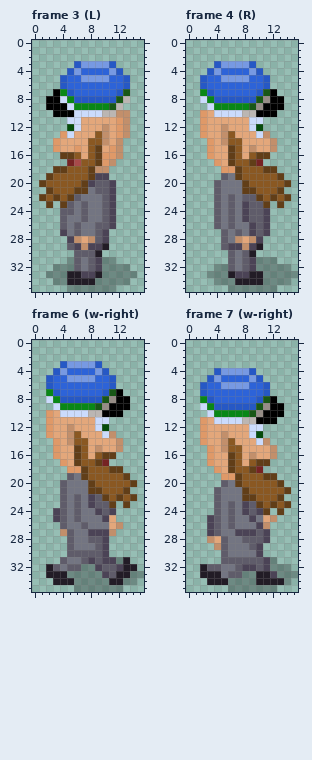
File history of a pixel-art file, art/cfe-ksv-sass.aseprite. Above: the version before the commit.
16x36 pixels, 42 frames. Shown: frame 3 (L), frame 4 (R), frame 6 (w-right), frame 7 (w-right). The commit also changed other frames, which this record leaves out.
After:
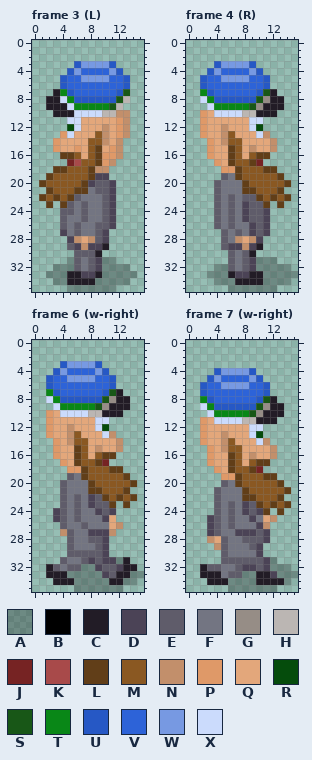
Palette (. is transparent): A #00000046  B #000000  C #221c26  D #4b4356  E #5f5c6a  F #737582  G #968d86  H #bbb6b3  J #762323  K #a84a4a  L #613e18  M #8a5822  N #c28f6b  P #df9968  Q #e3a77b  R #054c0c  S #185717  T #098717  U #2658c5  V #2d63d8  W #7799e2  X #cbdbfc
Commit: Convert ksv!! sprites to use indexed color
Changes in this commit:
{"where": "frame 3 (L), layer \"fraater\""}
{"frame":3,"y":7,"x":3,"old":"B","new":"C"}
{"frame":3,"y":8,"x":2,"old":"BB","new":"CC"}
{"frame":3,"y":9,"x":2,"old":"BBB","new":"CCC"}
{"frame":3,"y":10,"x":3,"old":"BBB","new":"CCC"}
{"where": "frame 4 (R), layer \"fraater\""}
{"frame":4,"y":7,"x":12,"old":"B","new":"C"}
{"frame":4,"y":8,"x":12,"old":"BB","new":"CC"}
{"frame":4,"y":9,"x":11,"old":"BBB","new":"CCC"}
{"frame":4,"y":10,"x":10,"old":"BBB","new":"CCC"}
{"where": "frame 6 (w-right), layer \"head\""}
{"frame":6,"y":7,"x":12,"old":"B","new":"C"}
{"frame":6,"y":8,"x":12,"old":"BB","new":"CC"}
{"frame":6,"y":9,"x":11,"old":"BBB","new":"CCC"}
{"frame":6,"y":10,"x":10,"old":"BBB","new":"CCC"}
{"where": "frame 7 (w-right), layer \"head\""}
{"frame":7,"y":8,"x":12,"old":"B","new":"C"}
{"frame":7,"y":9,"x":12,"old":"BB","new":"CC"}
{"frame":7,"y":10,"x":11,"old":"BBB","new":"CCC"}
{"frame":7,"y":11,"x":10,"old":"BBB","new":"CCC"}
{"label":"changed","picture_box":[46,89,74,117]}
{"label":"changed","picture_box":[256,89,284,117]}
{"label":"changed","picture_box":[102,389,130,417]}
{"label":"changed","picture_box":[256,396,284,424]}
